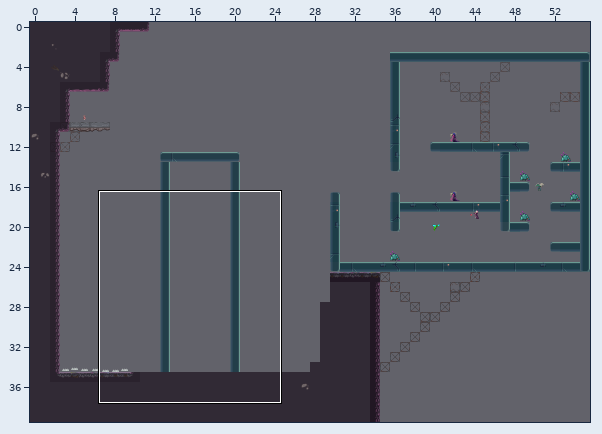
Tiled map (JSON), stored at Eudaemon/assets/levels/level2.json. The picture above shows the old version from afar; the outline marks the close-up.
Close-up. Before the edit:
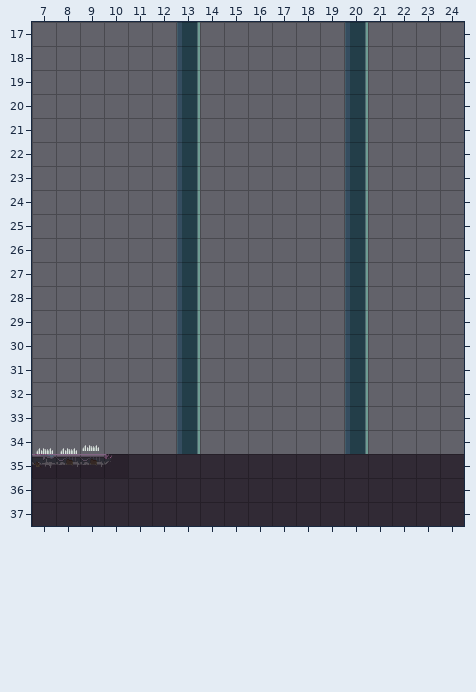
Cells are 32x32 px. Shown: x 7..24, y 17..37. The commit also changed other parts of the map, which this record leaves out.
Once edited:
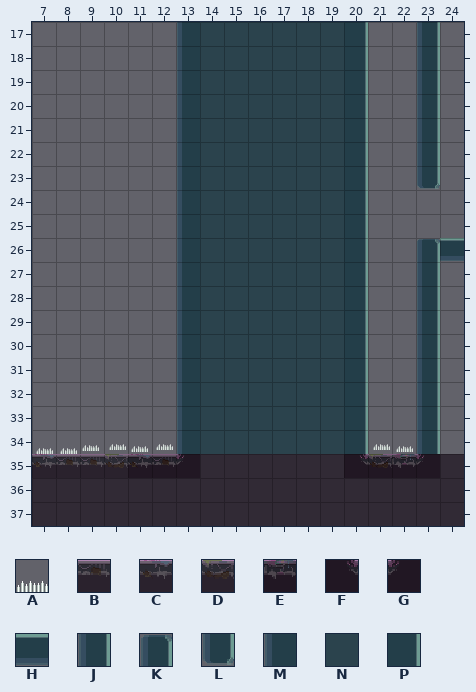
Key: from "Eudaemon Tilleset": A 86 "spike", B 106 "CorruptedTopB", C 107 "CorruptedTopC", D 108 "CorruptedTopD", E 109 "CorruptedTopE", F 128 "CorruptedInnerCorner", G 129 "CorruptedLeftCornerInner", H 137 "MetalPlatformD", J 148 "MetalPlatformDVert", K 151 "MetalPlatformLeftEndVert", L 152 "MetalPlatformRightEndVer", M 168 "MetalPlatformExteriorVer", N 169 "MetalPlatformExteriorMid", P 171 "MetalPlatformExteriorVer".
_ is an empty cell.
Objects are placed by their top-left corner, in cells (3,4 is the top-left corner of cell 3,4); size is 1x1 cell unless given.
Tiles replaced or removed in this view: G, J.
See-through tiles are keyed as they look on the map.
Change:
Changed rows in their new state; . is an unchanged cell.
Layer "TileLayerBG2":
first column x 14:
17 NNNNNN
18 NNNNNN
19 NNNNNN
20 NNNNNN
21 NNNNNN
22 NNNNNN
23 NNNNNN
24 NNNNNN
25 NNNNNN
26 NNNNNN
27 NNNNNN
28 NNNNNN
29 NNNNNN
30 NNNNNN
31 NNNNNN
32 NNNNNN
33 NNNNNN
34 NNNNNN
Layer "TileLayerFG":
first column x 10:
17 ...M......P..J.
18 ...M......P..J.
19 ...M......P..J.
20 ...M......P..J.
21 ...M......P..J.
22 ...M......P..J.
23 ...M......P..L.
24 ...M......P....
25 ...M......P....
26 ...M......P..KH
27 ...M......P..J.
28 ...M......P..J.
29 ...M......P..J.
30 ...M......P..J.
31 ...M......P..J.
32 ...M......P..J.
33 ...M......P..J.
34 ...M......P..J.
35 DCBG......FDEG.
Layer "ObjectLayer":
added: A "Spike" at 21.2,34.2 size 0.7x0.7
added: A "Spike" at 10.2,34.2 size 0.7x0.7
added: A "Spike" at 12.2,34.2 size 0.7x0.7
added: A "Spike" at 11.1,34.2 size 0.7x0.7
added: A "Spike" at 22.2,34.2 size 0.7x0.7
Pixel boxes of the changes (left, top, right, bottom) in both close-ups:
changed: (104, 22, 464, 478)
